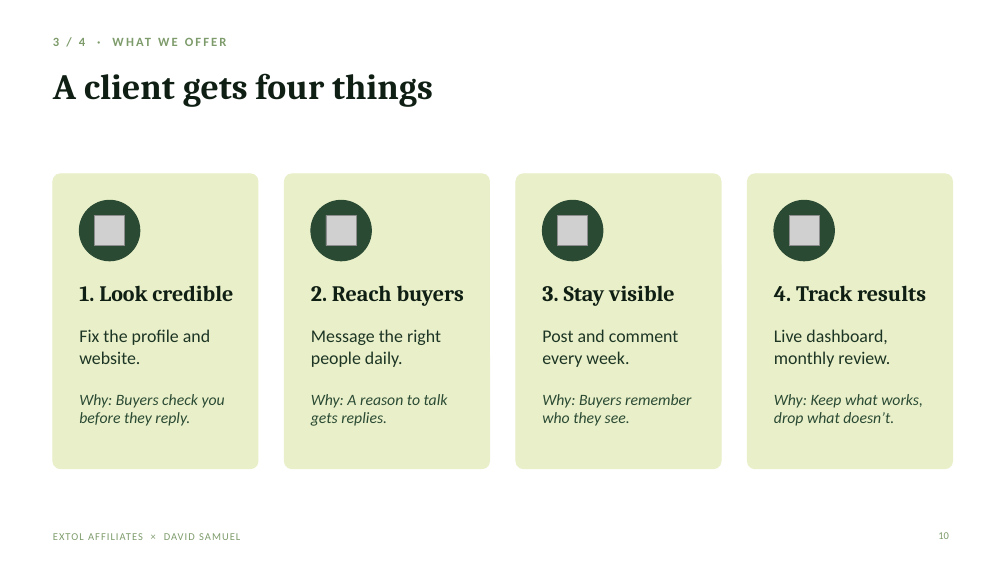
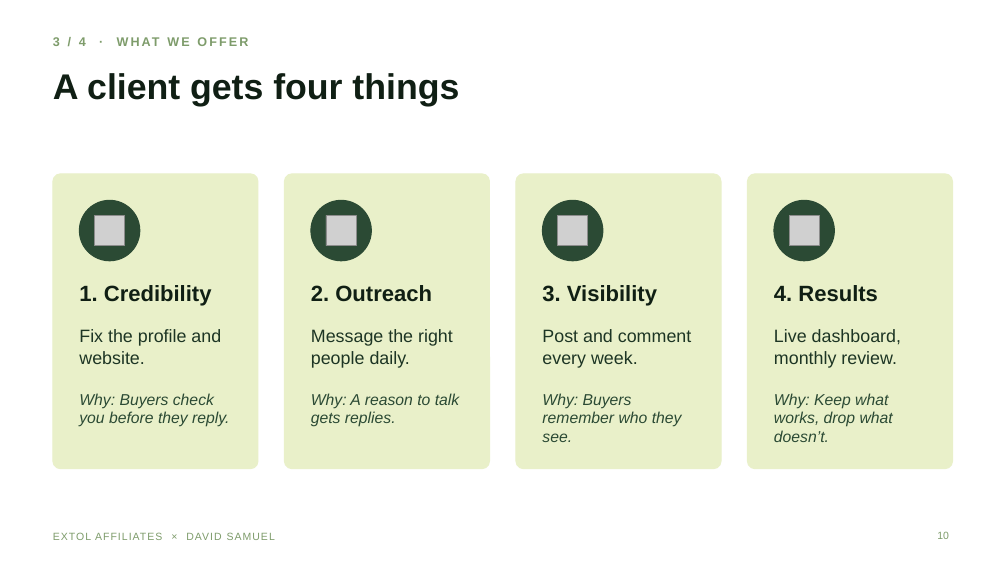
Before and after one commit to extolaffiliates/sales, a slide deck: slide 10 of decks/david-samuel/Extol-x-David-Samuel-Advisory-Briefing.pptx. Drawn at 1008x567 pixels with LibreOffice and Linux fonts; fonts in the diff are those of the drawing; grey boxes stand for pictures. Boxes give left, top, right and bottom in pixels: in the first picture for what was removed or moved away, otherwise in the second. Text is boxed around its words. In the diff, an @@ line names an element or a change of style, - is before the commit and + after.

```diff
--- a/decks/david-samuel/Extol-x-David-Samuel-Advisory-Briefing.pptx
+++ b/decks/david-samuel/Extol-x-David-Samuel-Advisory-Briefing.pptx
@@ title "A client gets four things" at [53,73,459,107]: font Cambria to Arial @@
@@ text at [79,285,212,306]: text changed; font Cambria to Arial @@
-1. Look credible
+1. Credibility
@@ text at [311,285,432,302]: text changed; font Cambria to Arial @@
-2. Reach buyers
+2. Outreach
@@ text at [542,285,657,306]: text changed; font Cambria to Arial @@
-3. Stay visible
+3. Visibility
@@ text at [774,285,878,302]: text changed; font Cambria to Arial @@
-4. Track results
+4. Results
@@ font Calibri to Arial in 11 elements at [53,37,86,46], [79,329,221,364], [79,393,229,427], [311,329,453,368], [311,393,459,427], [542,329,691,368], [542,393,682,442], [774,329,901,368], [774,393,893,442], [937,532,949,539], [53,532,275,540] @@
```
Also in this commit, not shown: 20 other slides changed, 1 other file.
